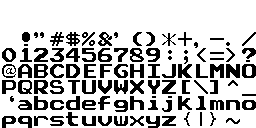
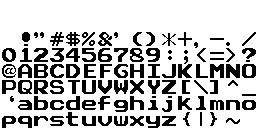
Before/after of a 256px x 128px layered artwork. What changed in the layer stack:
painted on "背景" over [left=3, top=48, right=254, bottom=126]
